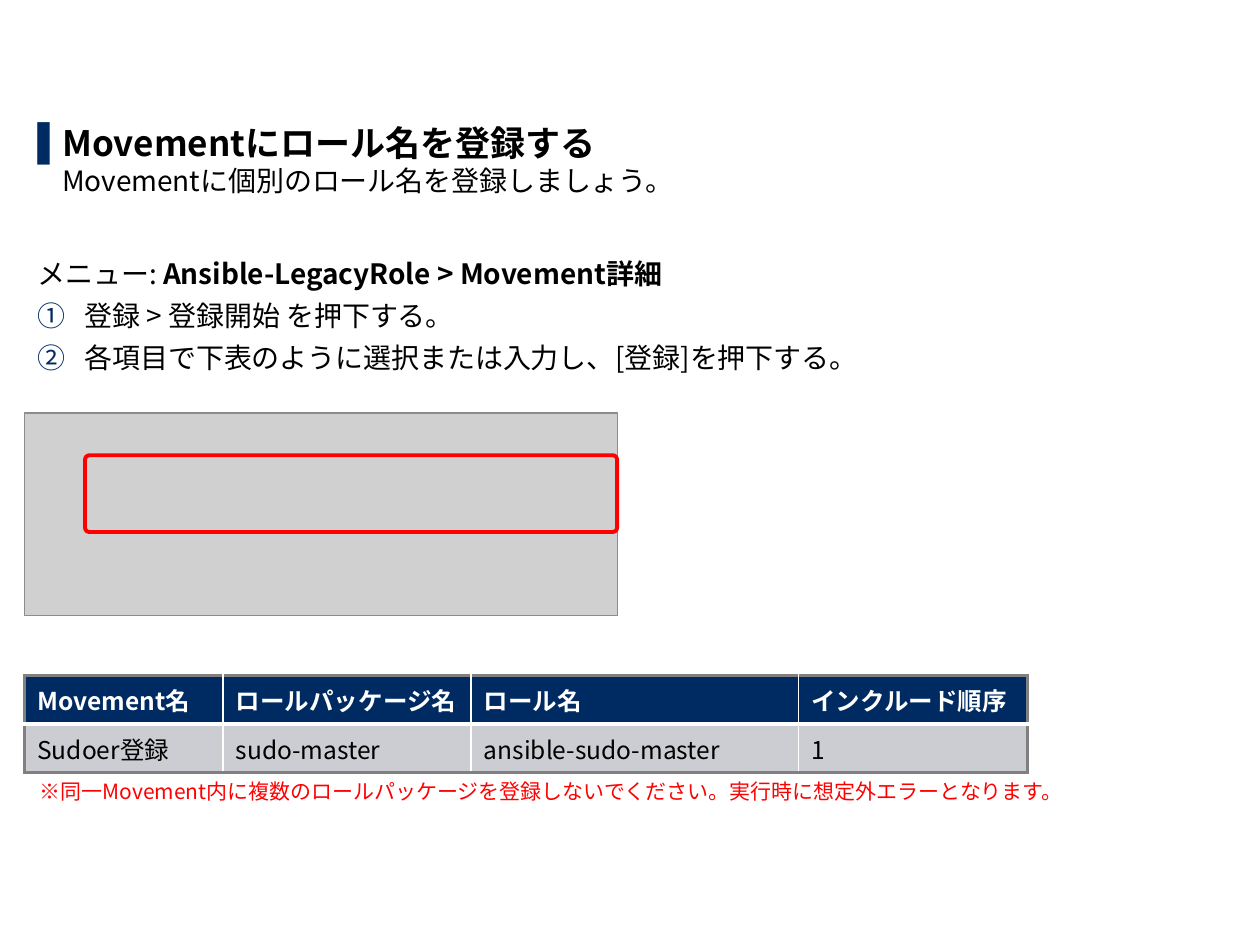
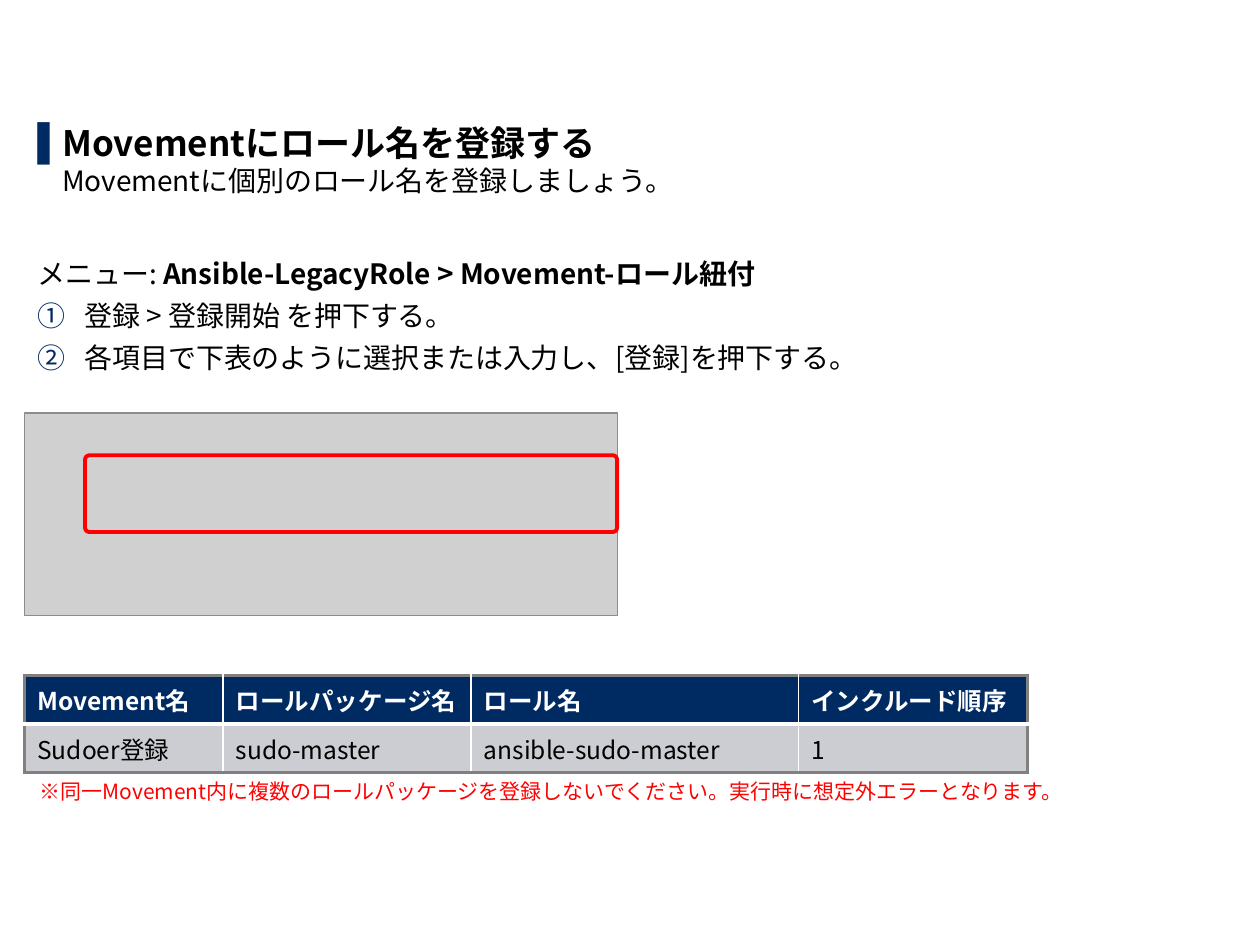
Before and after one commit to exastro-suite/it-automation-docs, a slide deck: slide 34 of asset/Learn_ja/ITA-Ansible-Driver_ja_practice.pptx. Drawn at 1260x945 pixels with LibreOffice and Linux fonts; fonts in the diff are those of the drawing; grey boxes stand for pictures; background and template pictures are left out. Boxes give left, top, right and bottom in pixels: in the first picture for what was removed or moved away, otherwise in the second. Text is boxed around its words. In the diff, an @@ line names an element or a change of style, - is before the commit and + after.

```diff
--- a/asset/Learn_ja/ITA-Ansible-Driver_ja_practice.pptx
+++ b/asset/Learn_ja/ITA-Ansible-Driver_ja_practice.pptx
@@ text at (37,260,755,291): text changed @@
-メニュー: Ansible-LegacyRole > Movement詳細
+メニュー: Ansible-LegacyRole > Movement-ロール紐付
```
Also in this commit, not shown: 19 other slides changed, 1 other file.
